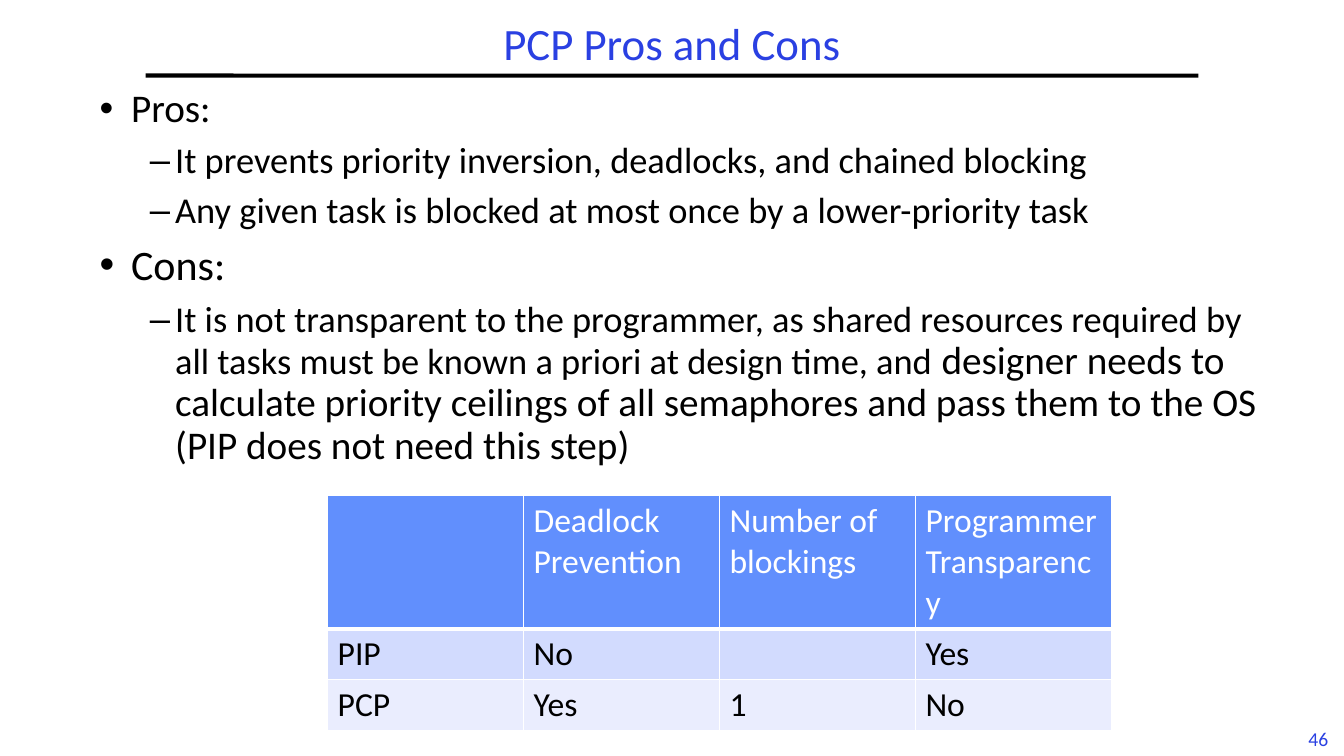
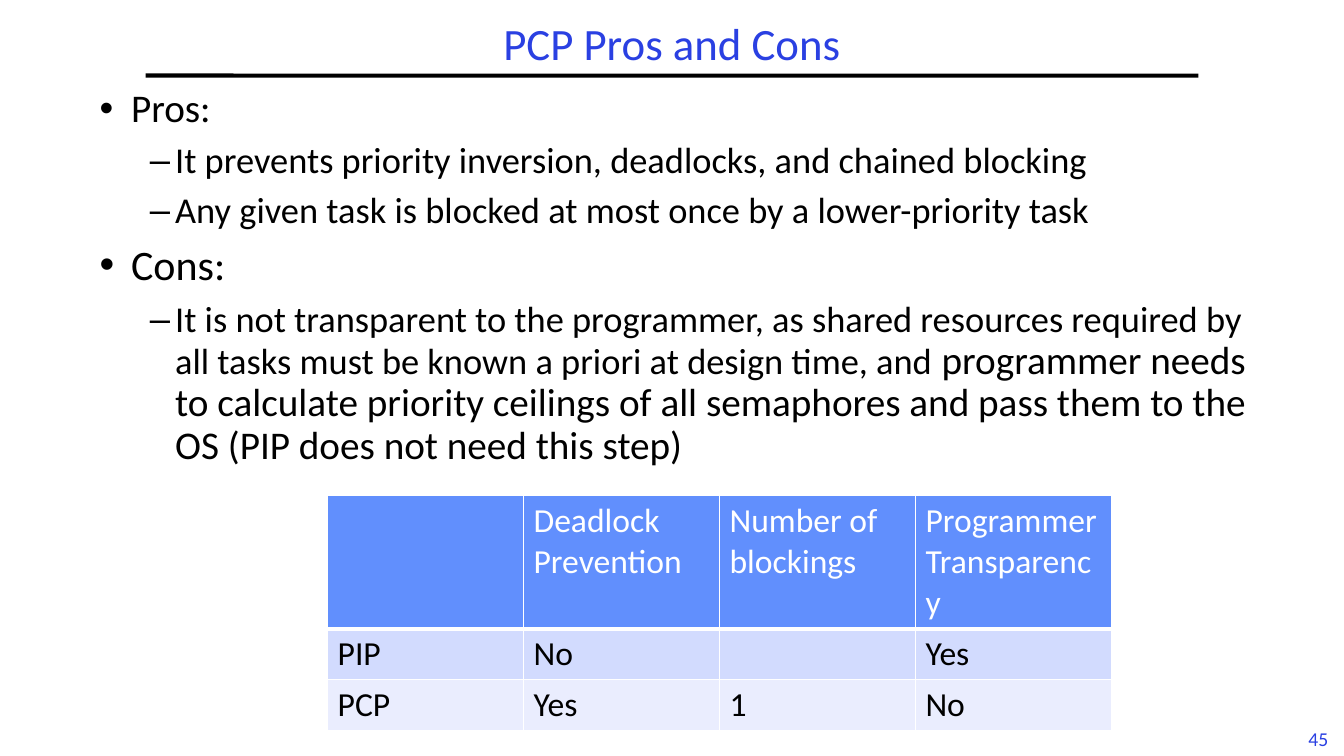
Before and after one commit to guhofstra/CSC256Fa25, a slide deck: slide 45 of PPTs/L6-RTScheduling II.pptx (slide 46 before the commit). Drawn at 1344x756 pixels with LibreOffice and Linux fonts; fonts in the diff are those of the drawing. Boxes give left, top, right and bottom in pixels: in the first picture for what was removed or moved away, otherwise in the second. Text is boxed around its words. In the diff, an @@ line names an element or a change of style, - is before the commit and + after.

```diff
--- a/PPTs/L6-RTScheduling II.pptx
+++ b/PPTs/L6-RTScheduling II.pptx
@@ text at box(175, 306, 1245, 466): text changed @@
-  – It is not transparent to the programmer, as shared resources required by all tasks must be known a priori at design time, and designer needs to calculate priority ceilings of all semaphores and pass them to the OS (PIP does not need this step)
+  – It is not transparent to the programmer, as shared resources required by all tasks must be known a priori at design time, and programmer needs to calculate priority ceilings of all semaphores and pass them to the OS (PIP does not need this step)
@@ page number at box(1308, 733, 1328, 746): text changed @@
-46
+45
```
Also in this commit, not shown: 4 other slides changed, 1 slide removed, 3 other files.
